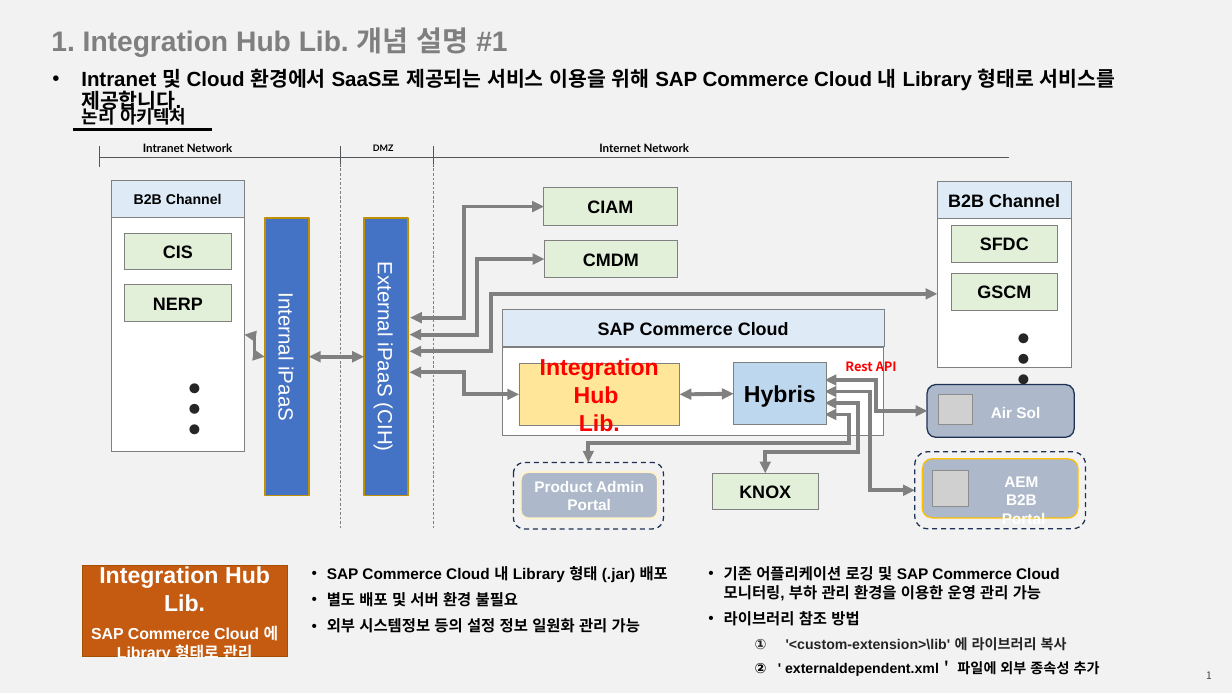
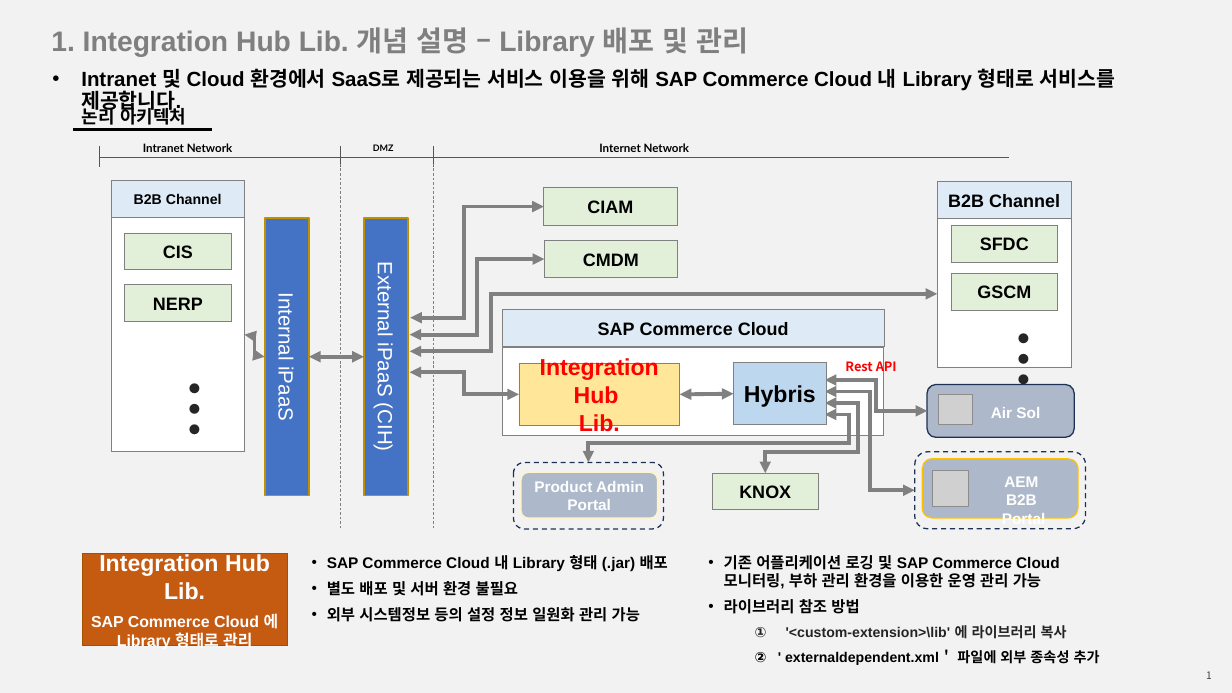
Before and after one commit to dev-ds22/dev-ds22.github.io, a slide deck: slide 1 of _ss/Define_Integration_Hub_Lib_Concept_20231204.pptx. Drawn at 1232x693 pixels with LibreOffice and Linux fonts; fonts in the diff are those of the drawing; grey boxes stand for pictures. Boxes give left, top, right and bottom in pixels: in the first picture for what was removed or moved away, otherwise in the second. Text is boxed around its words. In the diff, an @@ line names an element or a change of style, - is before the commit and + after.

Commit message:
integration ppt수정 5

```diff
--- a/_ss/Define_Integration_Hub_Lib_Concept_20231204.pptx
+++ b/_ss/Define_Integration_Hub_Lib_Concept_20231204.pptx
@@ text at <box>51,27,748,57</box>: text changed @@
-1. Integration Hub Lib. 개념 설명 #1
+1. Integration Hub Lib. 개념 설명 – Library 배포 및 관리
@@ 2 texts, 1 rectangle: place and size @@
-2 texts, 1 rectangle at <box>82,566,1100,676</box>
+2 texts, 1 rectangle at <box>82,554,1100,665</box>
```
Also in this commit, not shown: 3 other slides changed, 1 slide added.
